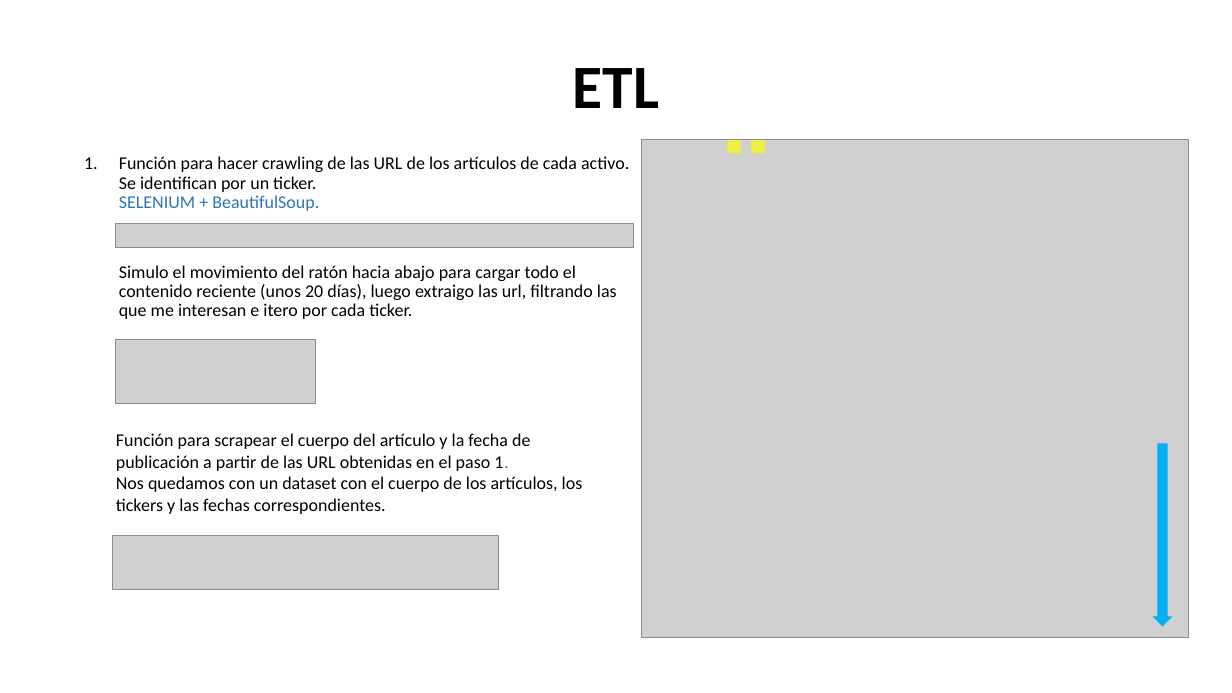
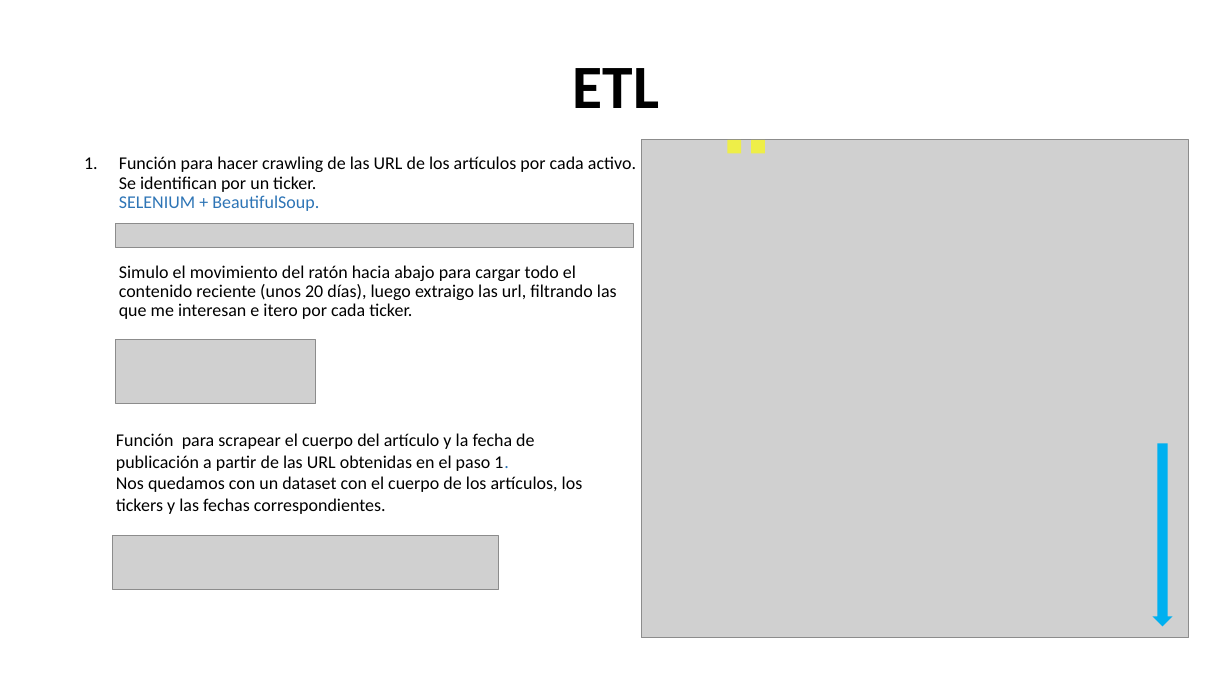
Before and after one commit to Drissb1/ML_Sentimiento_activos_financieros, a slide deck: slide 4 of Presentación.odp. Drawn at 1232x693 pixels with LibreOffice and Linux fonts; fonts in the diff are those of the drawing; grey boxes stand for pictures. Boxes give left, top, right and bottom in pixels: in the first picture for what was removed or moved away, otherwise in the second. Text is boxed around its words. In the diff, an @@ line names an element or a change of style, - is before the commit and + after.

```diff
--- a/Presentación.odp
+++ b/Presentación.odp
@@ text at (x1=119, y1=156, x2=636, y2=319): text changed @@
-1. Función para hacer crawling de las URL de los artículos de cada activo. Se identifican por un ticker.
-   SELENIUM + BeautifulSoup.
-   Simulo el movimiento del ratón hacia abajo para cargar todo el contenido reciente (unos 20 días), luego extraigo las url, filtrando las que me interesan e itero por cada ticker.
+1. Función para hacer crawling de las URL de los artículos por cada activo. Se identifican por un ticker.
+   SELENIUM + BeautifulSoup.
+   Simulo el movimiento del ratón hacia abajo para cargar todo el contenido reciente (unos 20 días), luego extraigo las url, filtrando las que me interesan e itero por cada ticker.
```
Also in this commit, not shown: 3 other slides changed, 13 other files.
